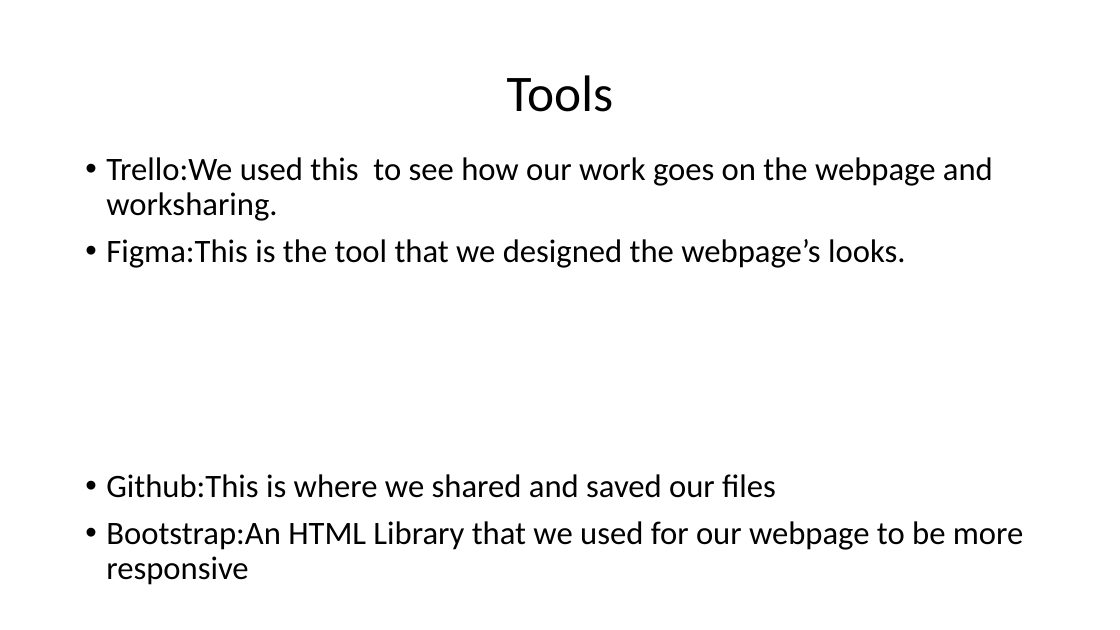
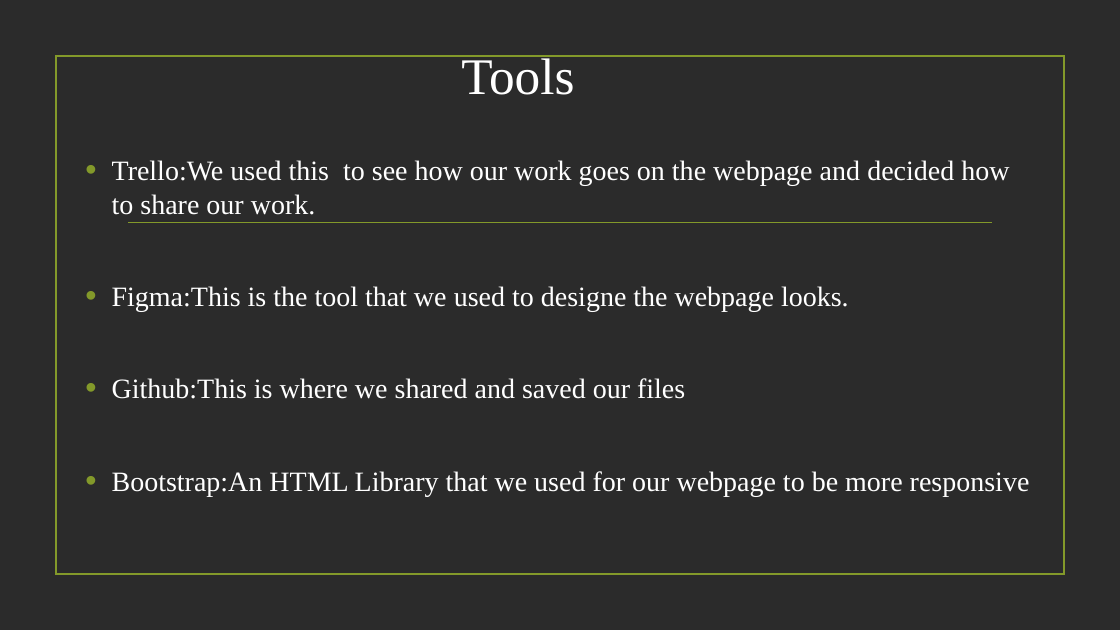
Before and after one commit to xXxMatexXx/k-v-z-projekt, a slide deck: slide 4 of Kispál Marcell/Lucky coffee shop.pptx. Drawn at 1120x630 pixels with LibreOffice and Linux fonts; fonts in the diff are those of the drawing; background and template pictures are left out; a plain dark background stands for a picture behind light text. Boxes give left, top, right and bottom in pixels: in the first picture for what was removed or moved away, otherwise in the second. Text is boxed around its words. In the diff, an @@ line names an element or a change of style, - is before the commit and + after.

```diff
--- a/Kispál Marcell/Lucky coffee shop.pptx
+++ b/Kispál Marcell/Lucky coffee shop.pptx
@@ background #FFFFFF to picture (left out) @@
@@ title "Tools": place and size @@
-title "Tools" at (507, 75, 613, 112)
+title "Tools" at (461, 55, 574, 95)
@@ title "Tools" at (461, 55, 574, 95): font Calibri to Times New Roman, text colour #000000 to #FFFFFF; line spacing 0.9 to 1 @@
@@ rectangle added at (55, 56, 1064, 575), outline #83992A 1.25 pt @@
@@ text at (112, 160, 1009, 311): text changed; size 28 to 24 pt; font Calibri to Times New Roman; text colour #000000 to #FFFFFF @@
-• Trello:We used this to see how our work goes on the webpage and worksharing.
-• Figma:This is the tool that we designed the webpage’s looks.
+• Trello:We used this to see how our work goes on the webpage and decided how to share our work.
+• Figma:This is the tool that we used to designe the webpage looks.
@@ line added from (129, 223) to (992, 223), #83992A 1.25 pt @@
@@ text at (112, 378, 1030, 496): size 28 to 24 pt, font Calibri to Times New Roman, text colour #000000 to #FFFFFF in "Github:This is where we shared and saved ...", "Bootstrap:An HTML Library that we used for ..."; indent changed; line spacing 0.9 to 1 @@
```
Also in this commit, not shown: 3 other slides changed, 1 slide added, 1 slide removed.
